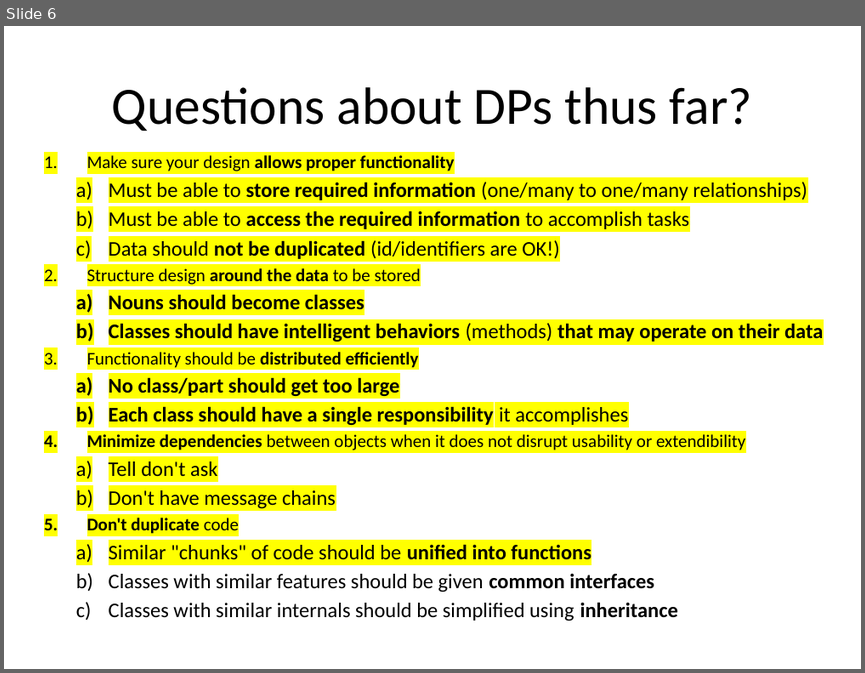
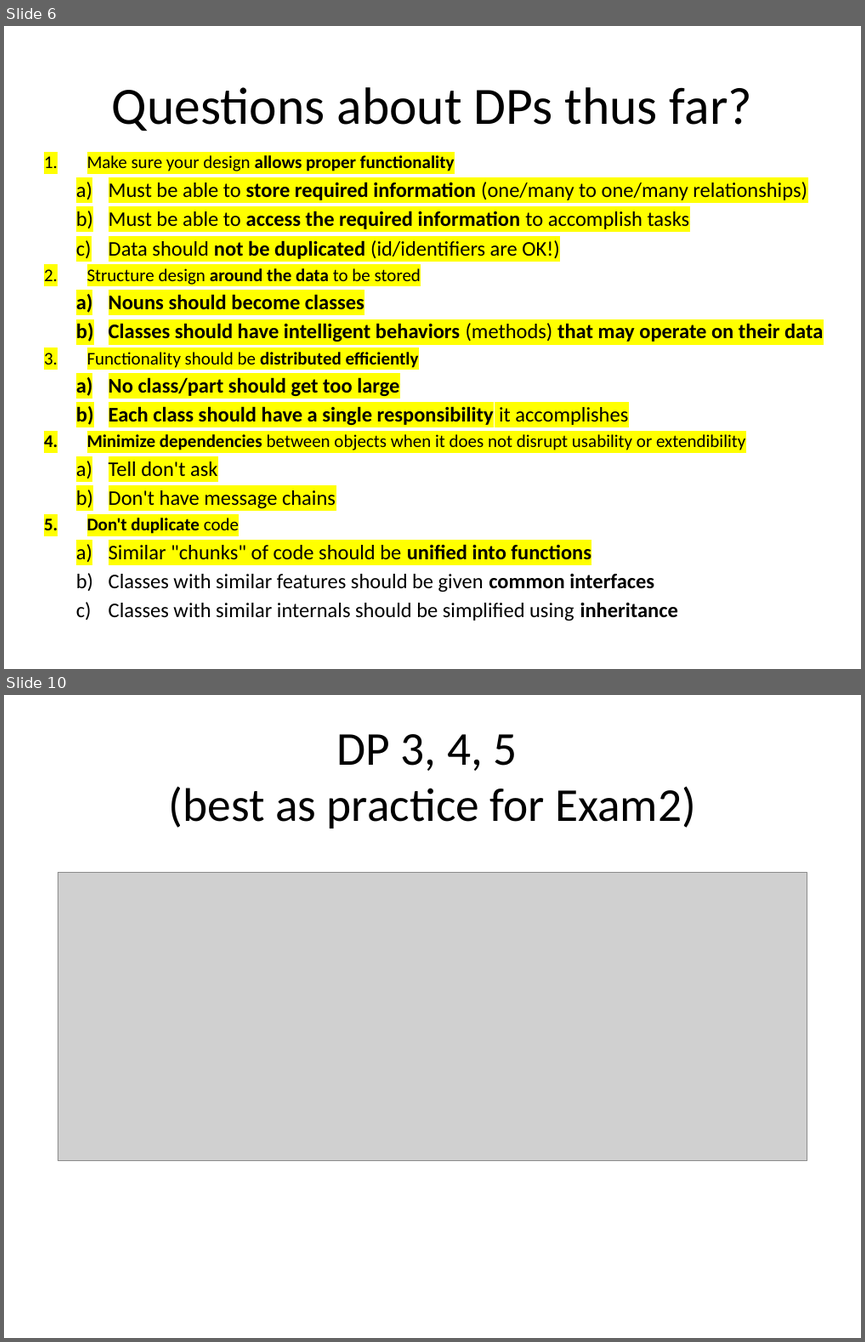
Before and after one commit to RHIT-CSSE/csse220, a slide deck: ClassMaterials/IntroToUnitTesting/Slides/Part1-DP-Review.pptx. Shown one above the other, each under a label of ours: slide 6 before the commit, slides 6 and 10 after it; the slides between them are not shown. The pictures are 865x673 and 865x1342 pixels, drawn with LibreOffice and Linux fonts; fonts in the diff are those of the drawing; grey boxes stand for pictures. Boxes give left, top, right and bottom in pixels: in the first picture for what was removed or moved away, otherwise in the second. Text is boxed around its words. In the diff, an @@ line names an element or a change of style, - is before the commit and + after.

```diff
--- a/ClassMaterials/IntroToUnitTesting/Slides/Part1-DP-Review.pptx
+++ b/ClassMaterials/IntroToUnitTesting/Slides/Part1-DP-Review.pptx
@@ slide 10 added at <box>4,695,861,1338</box>, background #FFFFFF @@
@@ title added at <box>169,734,696,828</box>, 39.6 pt, text #000000 @@
+DP 3, 4, 5
+(best as practice for Exam2)
@@ picture added at <box>58,873,806,1161</box> @@
```
Also in this commit, not shown: 1 slide changed, 2 other slides added, 16 other files.
